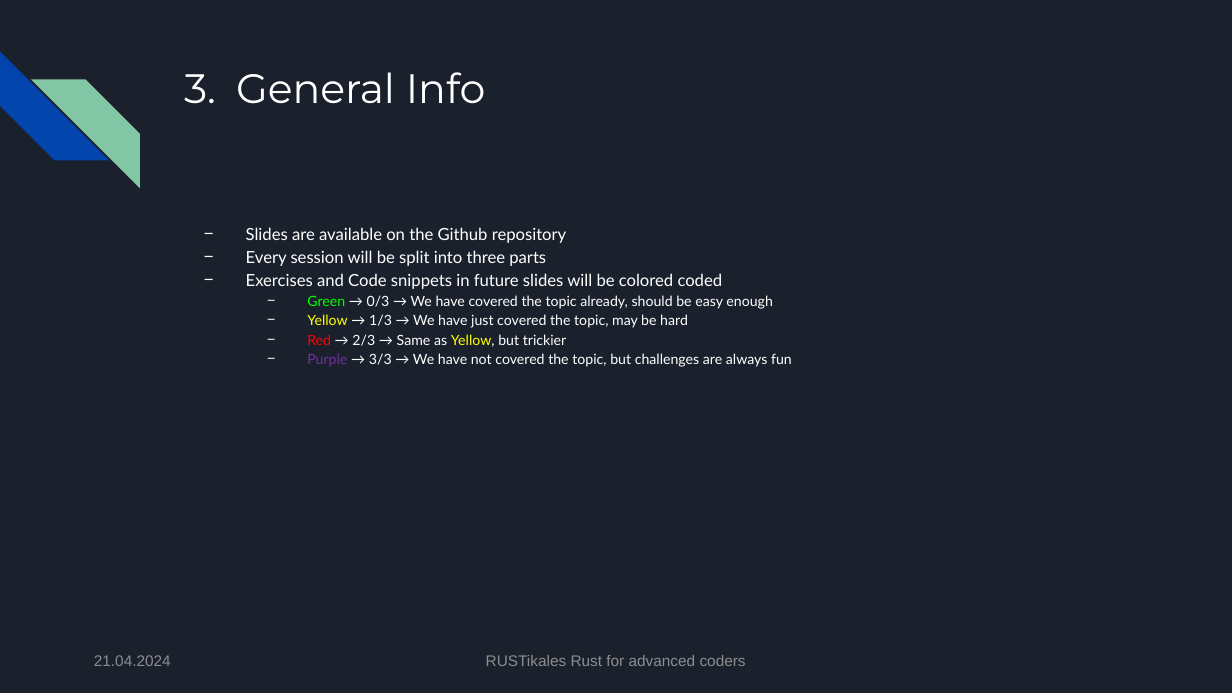
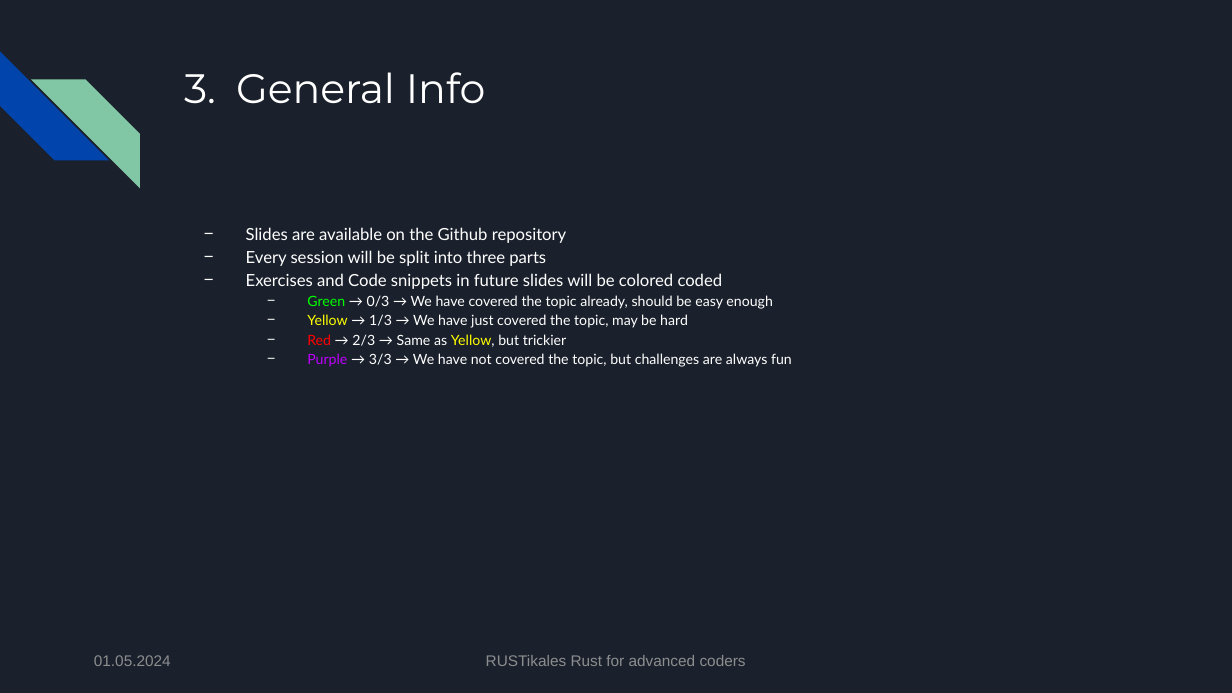
Before and after one commit to pfhaupt/progkurs, a slide deck: slide 68 of rust-advanced/01 - Introduction/01 - original.pptx. Drawn at 1232x693 pixels with LibreOffice and Linux fonts; fonts in the diff are those of the drawing. Boxes give left, top, right and bottom in pixels: in the first picture for what was removed or moved away, otherwise in the second. Text is boxed around its words. In the diff, an @@ line names an element or a change of style, - is before the commit and + after.

Commit message:
[R-A-01] Fix color coding
Purple had the wrong RGB value, no wonder it didn't show properly.

```diff
--- a/rust-advanced/01 - Introduction/01 - original.pptx
+++ b/rust-advanced/01 - Introduction/01 - original.pptx
@@ text at (307,353,792,367): text colour #7030A0 to #BF00FF in "Purple" @@
@@ text at (94,655,171,666): text changed @@
-21.04.2024
+01.05.2024
```
Also in this commit, not shown: 68 other slides changed, 1 other file.
